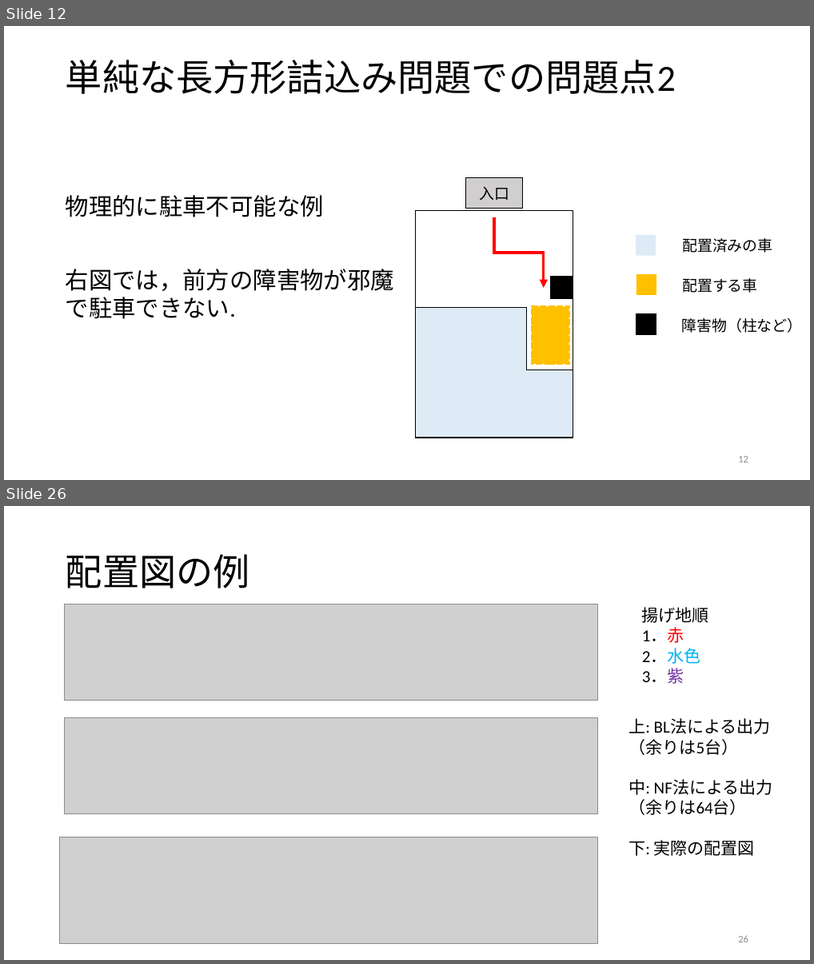
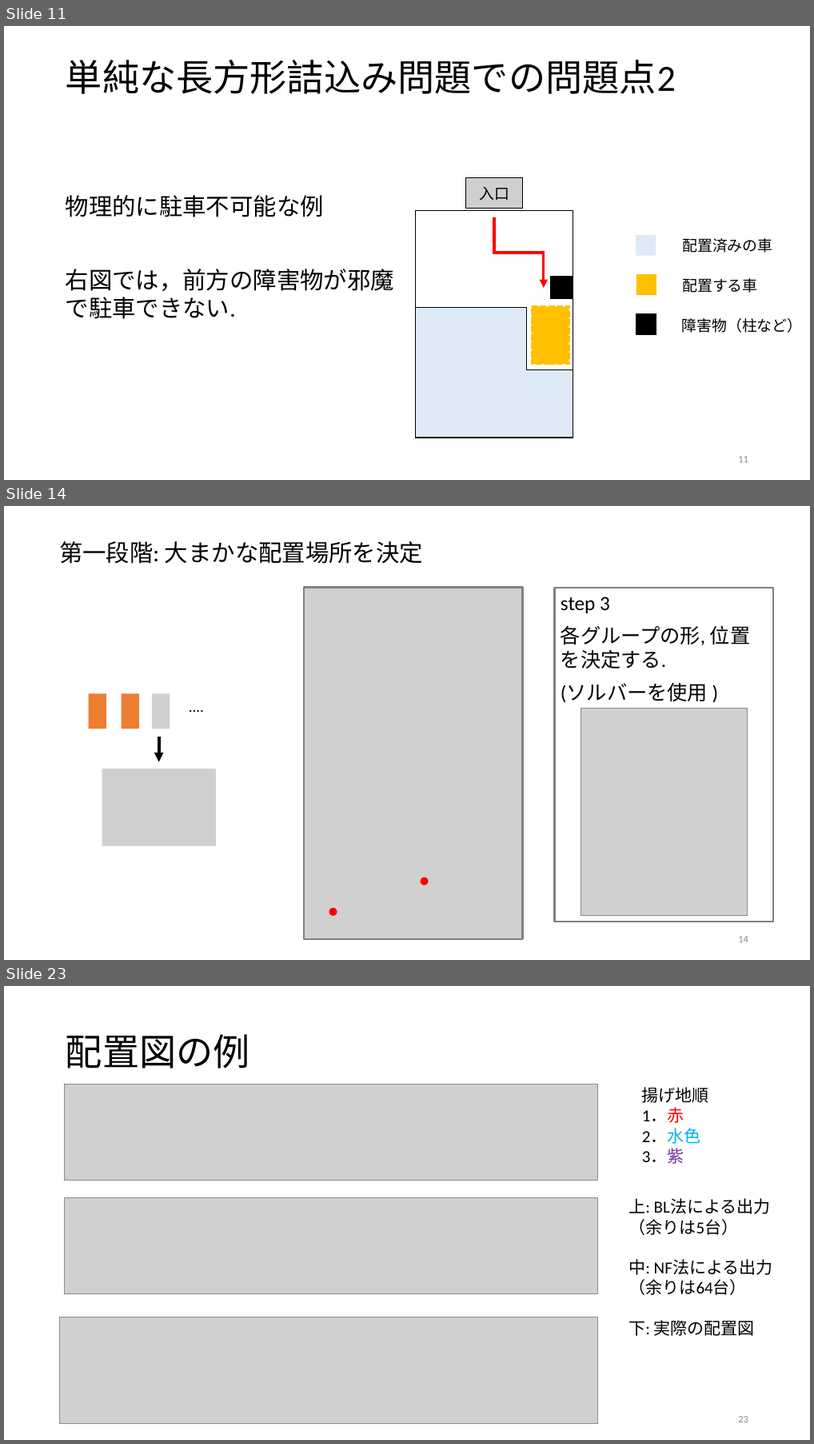
Before and after one commit to r-kurosu/kline, a slide deck: 卒論発表用スライド.pptx. Shown one above the other, each under a label of ours: slides 12 and 26 before the commit, slides 11, 14 and 23 after it; the slides between them are not shown. The pictures are 814x964 and 814x1444 pixels, drawn with LibreOffice and Linux fonts; fonts in the diff are those of the drawing; grey boxes stand for pictures. Boxes give left, top, right and bottom in pixels: in the first picture for what was removed or moved away, otherwise in the second. Text is boxed around its words. In the diff, an @@ line names an element or a change of style, - is before the commit and + after.

```diff
--- a/卒論発表用スライド.pptx
+++ b/卒論発表用スライド.pptx
@@ slide 14 added at bbox=[4, 506, 810, 960], background #FFFFFF @@
@@ text added at bbox=[59, 541, 423, 564], 28 pt, text #000000 @@
+第一段階: 大まかな配置場所を決定
@@ picture added at bbox=[304, 587, 523, 939] @@
@@ rectangle added at bbox=[555, 588, 774, 922], outline #808080 2.5 pt, 24 pt, text #000000 @@
+step 3
+各グループの形, 位置を決定する.
+(ソルバーを使用 )
@@ rectangle added at bbox=[89, 693, 107, 728], fill #ED7D31 @@
@@ rectangle added at bbox=[122, 693, 139, 728], fill #ED7D31 @@
@@ picture added at bbox=[152, 693, 170, 728] @@
@@ text added at bbox=[182, 693, 210, 718], 18 pt, text #000000 @@
+....
@@ picture added at bbox=[581, 708, 747, 915] @@
@@ arrow added from (159, 736) to (159, 762), #000000 3.75 pt @@
@@ picture added at bbox=[102, 768, 216, 846] @@
@@ picture added at bbox=[423, 806, 471, 884] @@
@@ picture added at bbox=[333, 869, 406, 914] @@
@@ ellipse added at bbox=[421, 877, 428, 884], fill #FF0000, outline #FF0000 1 pt @@
@@ ellipse added at bbox=[330, 908, 337, 915], fill #FF0000, outline #FF0000 1 pt @@
@@ page number added at bbox=[738, 936, 749, 942], 12 pt, text #8C8C8C @@
+14
@@ what was slide 12 is now slide 11 @@
@@ what was slide 26 is now slide 23 @@
@@ page number at bbox=[738, 1416, 749, 1422]: text changed @@
-26
+23
```
Also in this commit, not shown: 14 slides changed, 4 other slides added, 8 slides removed, 2 other files.
